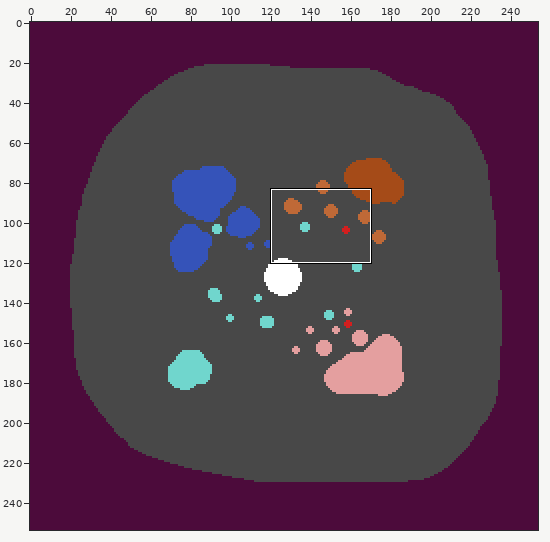
Pixel-art file: asset_workbench/map.aseprite. The picture above shows the old version from afar; the outline marks the close-up.
Close-up. As it was:
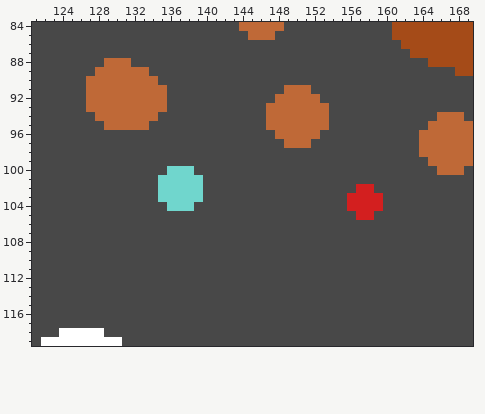
254x254 pixels, 1 frame. Shown: x 121..169, y 84..119.
And afterwards:
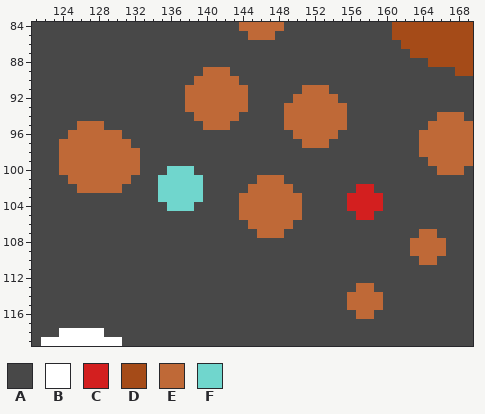
Palette (. is transparent): A #484848  B #ffffff  C #d31f1f  D #a54b18  E #bf6937  F #70d6cd
The exact change:
Changed rows in their new state; - is an unchanged pixel.
first column x 124:
 88 -----AAA-----------------------------------
 89 ----AAAAAA------EEE------------------------
 90 ---AAAAAAAA----EEEEE-----------------------
 91 ---AAAAAAAAA--EEEEEEE----AA-EE-------------
 92 ---AAAAAAAAA--EEEEEEE---AA---EE------------
 93 ---AAAAAAAAA--EEEEEEE--AA-----EE-----------
 94 ----AAAAAAA----EEEEE---AA-----EE-----------
 95 --EEEAAAAA------EEE----AA-----EE-----------
 96 -EEEEEE-----------------AA---EE------------
 97 EEEEEEEE-----------------AA-EE-------------
 98 EEEEEEEEE----------------------------------
 99 EEEEEEEEE----------------------------------
100 EEEEEEEEE----------------------------------
101 -EEEEEEE--------------EEE------------------
102 --EEEEE--------------EEEEE-----------------
103 --------------------EEEEEEE----------------
104 --------------------EEEEEEE----------------
105 --------------------EEEEEEE----------------
106 ---------------------EEEEE-----------------
107 ----------------------EEE---------------EE-
108 ---------------------------------------EEEE
109 ---------------------------------------EEEE
110 ----------------------------------------EE-
113 ---------------------------------EE--------
114 --------------------------------EEEE-------
115 --------------------------------EEEE-------
116 ---------------------------------EE--------
